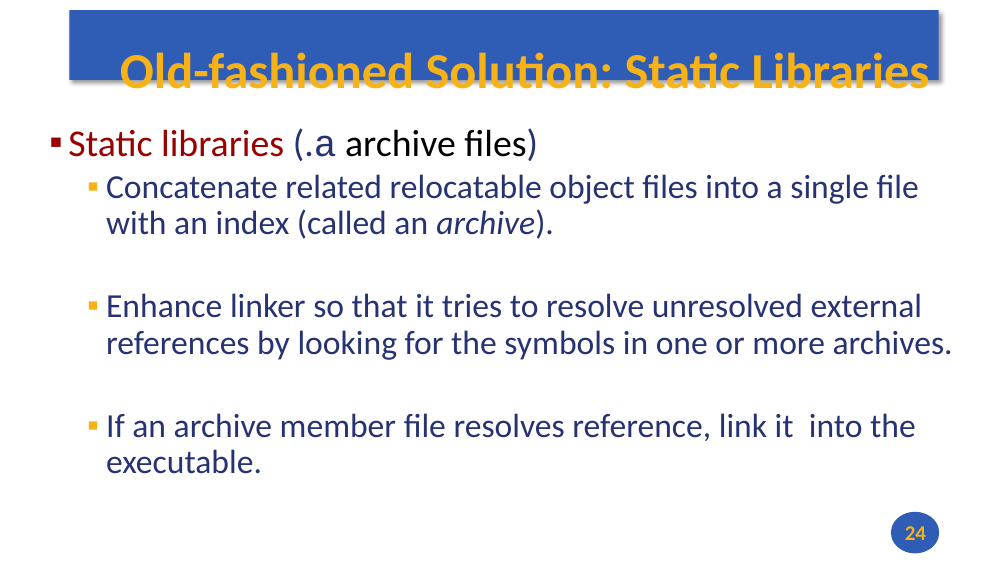
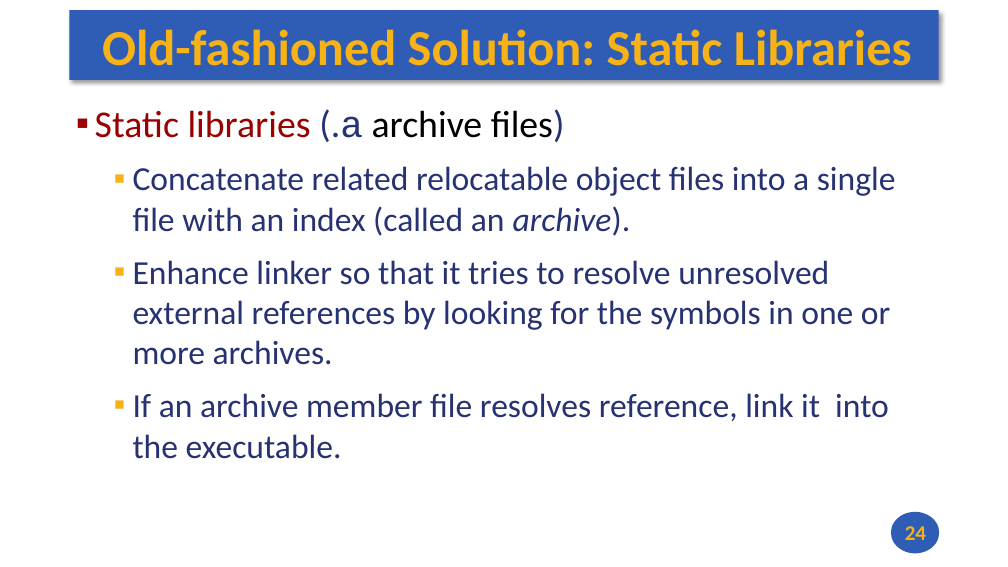
Before and after one commit to andrewt0301/hse-acos-course, a slide deck: slide 24 of docs/part2os/04_Linking/OS_Lecture_04.pptx. Drawn at 1008x567 pixels with LibreOffice and Linux fonts; fonts in the diff are those of the drawing. Boxes give left, top, right and bottom in pixels: in the first picture for what was removed or moved away, otherwise in the second. Text is boxed around its words. In the diff, an @@ line names an element or a change of style, - is before the commit and + after.

```diff
--- a/docs/part2os/04_Linking/OS_Lecture_04.pptx
+++ b/docs/part2os/04_Linking/OS_Lecture_04.pptx
@@ title "Old-fashioned Solution: Static Libraries" rewrapped from [120, 47, 930, 100] to [102, 29, 912, 66] @@
@@ text "Static libraries (.a archive files)": place and size @@
-text "Static libraries (.a archive files)" at [68, 128, 953, 474]
+text "Static libraries (.a archive files)" at [95, 109, 896, 459]
@@ text "Static libraries (.a archive files)" at [95, 109, 896, 459]: line spacing 0.9 to 1; more space between paragraphs @@
```
Also in this commit, not shown: 35 other slides changed, 1 other file.
